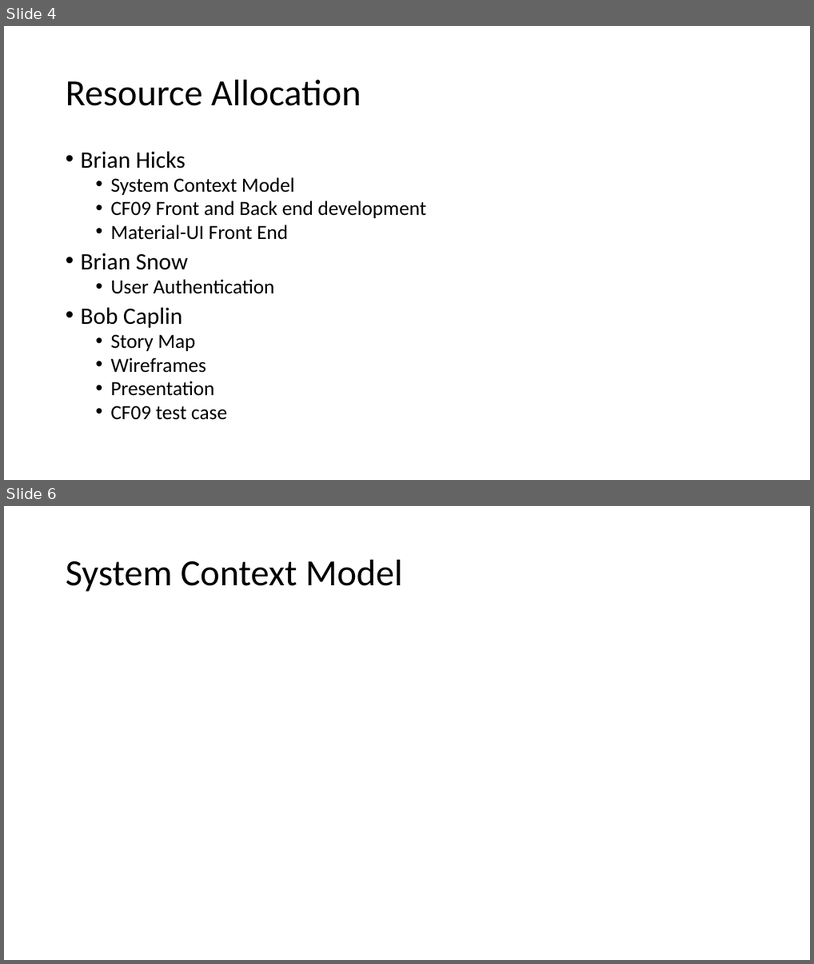
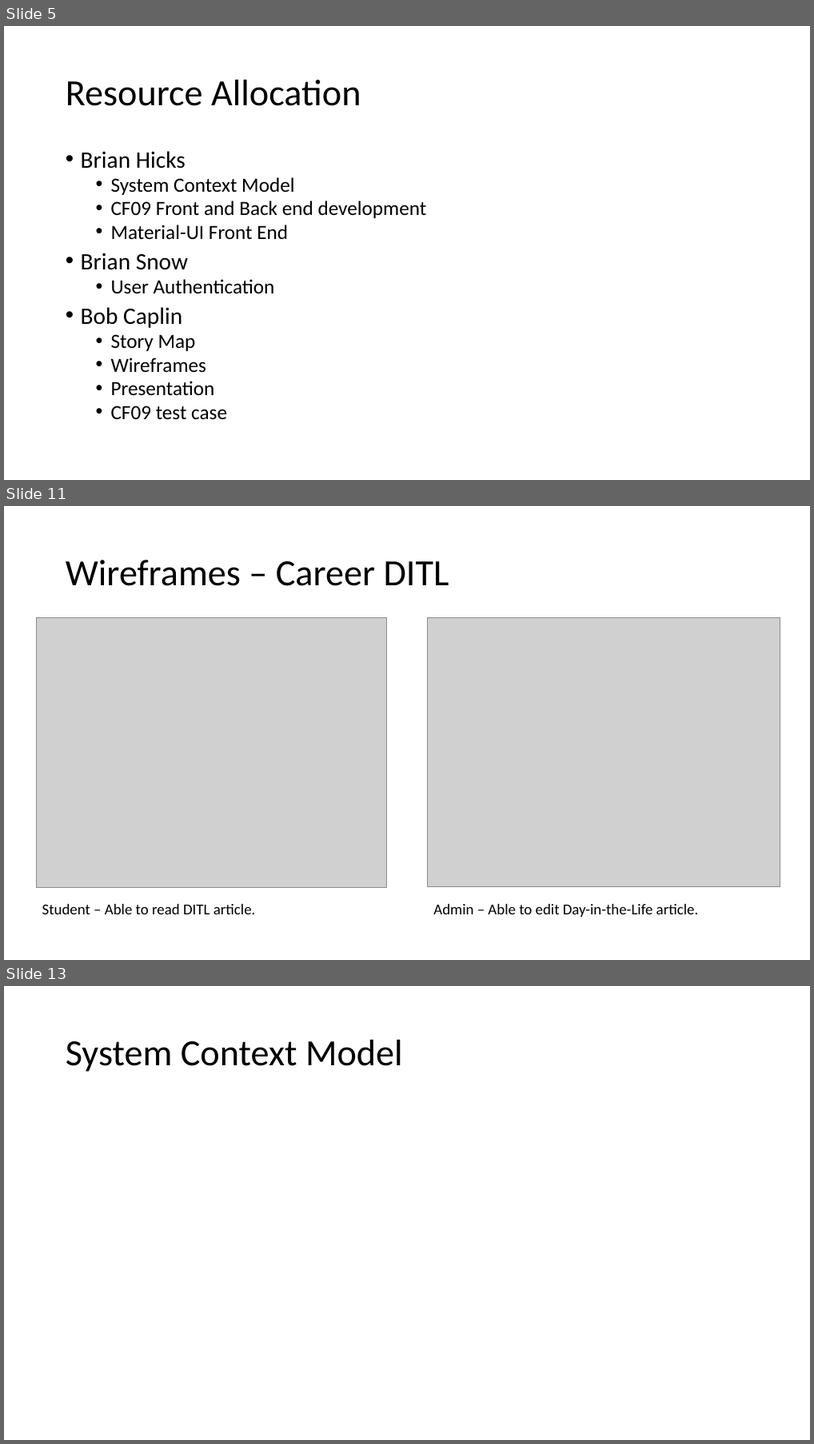
Before and after one commit to audiblePi/career-finder, a slide deck: docs/sprint1Presentation.pptx. Shown one above the other, each under a label of ours: slides 4 and 6 before the commit, slides 5, 11 and 13 after it; the slides between them are not shown. The pictures are 814x964 and 814x1444 pixels, drawn with LibreOffice and Linux fonts; fonts in the diff are those of the drawing; grey boxes stand for pictures. Boxes give left, top, right and bottom in pixels: in the first picture for what was removed or moved away, otherwise in the second. Text is boxed around its words. In the diff, an @@ line names an element or a change of style, - is before the commit and + after.

Commit message:
Added preview Wireframes... these should be replaced with final versions.

```diff
--- a/docs/sprint1Presentation.pptx
+++ b/docs/sprint1Presentation.pptx
@@ slide 11 added at <box>4,506,810,960</box>, background #FFFFFF @@
@@ title added at <box>66,560,450,586</box>, 44 pt, text #000000 @@
+Wireframes – Career DITL
@@ picture added at <box>36,618,386,888</box> @@
@@ picture added at <box>428,618,780,887</box> @@
@@ text added at <box>42,904,256,914</box>, 18 pt, text #000000 @@
+Student – Able to read DITL article.
@@ text added at <box>434,904,699,916</box>, 18 pt, text #000000 @@
+Admin – Able to edit Day-in-the-Life article.
@@ what was slide 4 is now slide 5 @@
@@ what was slide 6 is now slide 13 @@
```
Also in this commit, not shown: 4 slides changed, 6 other slides added.
